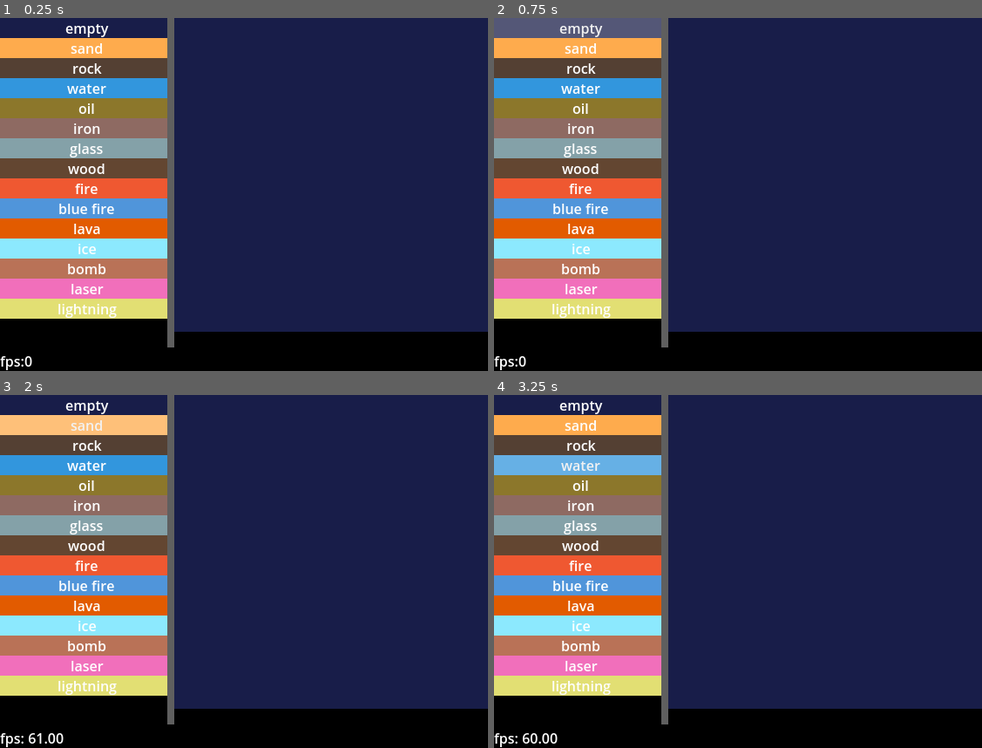
Above: before the commit, frames 1-4 (two rows, left to right).
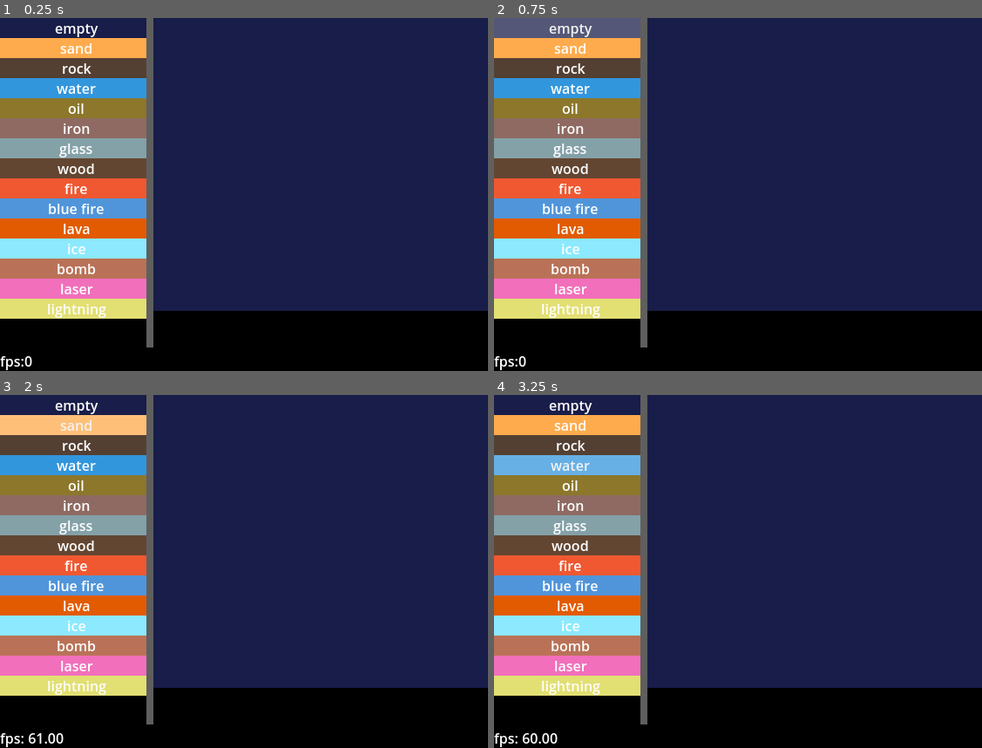
Above: after the commit, the same moments.

Repository: kiwijuice56/sand-spoon
Game: Godot game, scene res://main/main.tscn
The game is run twice, just before and just after one commit, with the same random seed, the same clock (stepped at 60 frames per second) and the same inputs.
Inputs:
- Up to frame 1 (0.25 s): no input
- Up to frame 2 (0.75 s): click "empty" at 0.5 s
- Up to frame 3 (2 s): click "sand" at 1.25 s
- Up to frame 4 (3.25 s): click "rock" at 2 s; click "water" at 2.75 s

The runs differ from the first frame. In frame 1, 11% of the frame differs, in the area x 9-100%, y 0-94%; in frame 2, 11%; in frame 3, 11%; in frame 4, 11%.

Commit message:
Random chunk indexing for less artifacts

Diff:
--- a/main/main.tscn
+++ b/main/main.tscn
@@ -78,8 +78,8 @@
 texture = SubResource("ImageTexture_guoq1")
 script = ExtResource("1_7t74s")
 debug_heat_gradient = SubResource("GradientTexture1D_hwk0e")
-simulation_size = Vector2i(72, 72)
-simulation_scale = 5
+simulation_size = Vector2i(96, 84)
+simulation_scale = 4
 chunk_size = 6
 elements = Array[ExtResource("2_55j5a")]([ExtResource("4_oq8j5"), ExtResource("5_57l7a"), ExtResource("9_bp35h"), ExtRe …(368 unchanged characters)…
 
--- a/main/simulation/element/fluid/fire.tres
+++ b/main/simulation/element/fluid/fire.tres
@@ -13,6 +13,7 @@
 [resource]
 script = ExtResource("1_h5mnf")
 color_gradient = SubResource("GradientTexture1D_x1jki")
+move_vertical_proportion = 0.5
 viscosity = 0.5
 density = 0.3
 gravity_down = false
@@ -28,4 +29,3 @@
 explosion_resistance = 0.1
 decay_proportion = 0.06
 decay_transformation = "smoke"
-skip_proportion = 0.4
--- a/main/simulation/element/fluid/fluid.gd
+++ b/main/simulation/element/fluid/fluid.gd
@@ -6,7 +6,6 @@
 
 @export_group("Fluid dynamics")
 
-@export var move_vertical_proportion: float = 0.9
 ## Thickness of the liquid.
 @export_range(0, 1) var viscosity: float
 ## Denser fluids can sink through less dense fluids.
@@ -25,7 +24,7 @@
 	if not super.process(sim, row, col, data):
 		return false
 
-	if Simulation.fast_randf() < move_vertical_proportion and can_swap(sim, row + gravity_dir, col, data):
+	if can_swap(sim, row + gravity_dir, col, data):
 		sim.swap(row, col, row + gravity_dir, col)
 		return true
 
--- a/main/simulation/element/solid/powder/powder.gd
+++ b/main/simulation/element/solid/powder/powder.gd
@@ -1,12 +1,11 @@
 @icon("res://main/icons/powder_icon.svg")
 class_name Powder extends Solid
 
-@export var move_down_proportion: float = 0.9
 
 func process(sim: Simulation, row: int, col: int, data: int) -> bool:
 	if not super.process(sim, row, col, data):
 		return false
-	if sim.in_bounds(row + 1, col) and not sim.get_element_resource(row + 1, col) is Solid and Simulation.fast_randf() < move_down_proportion:
+	if sim.in_bounds(row + 1, col) and not sim.get_element_resource(row + 1, col) is Solid:
 		sim.swap(row, col, row + 1, col)
 		return true
 	var right: bool = sim.in_bounds(row + 1, col + 1) and not sim.get_element_resource(row + 1, col + 1) is Solid
--- a/main/simulation/simulation.gd
+++ b/main/simulation/simulation.gd
@@ -134,7 +134,7 @@
 func _process(_delta: float) -> void:
 	should_awake_chunk.fill(0)
 
-	global_row_offset = randi_range(-2, 2)
+	global_row_offset = randi_range(-5, 5)
 
 	thread_counter = 0
 	thread_counter_done = 0
@@ -182,30 +182,27 @@
 		mutex.unlock()
 
 		for i in range(chunk_row * simulation_size_chunk.x, (chunk_row + 1) * simulation_size_chunk.x):
-			if alive_count[i] == 0 or (awake_chunk[i] == 0 and Simulation.fast_randf() < 0.65):
-				chunk_temp_copy[i] = chunk_temp[i]
+			chunk_temp_copy[i] = chunk_temp[i]
+			if alive_count[i] == 0 or (awake_chunk[i] == 0 and Simulation.fast_randf() < 0.75):
 				continue
-			var row_offset: int = i / simulation_size_chunk.x * chunk_size
+			var row_offset: int = i / simulation_size_chunk.x * chunk_size + extra_offset
 			var col_offset: int = i % simulation_size_chunk.x * chunk_size
 			var chunk_avg_temp: int = 0
 			var processed: int = 0
-			var change_dir: bool = Simulation.fast_randf() < 0.5
-			for j in range(chunk_size * chunk_size - 1, -1, -1):
-				var row: int = j / chunk_size + row_offset + extra_offset
+			var index_queue: Array[int] = _get_chunk_order()
+			for j in index_queue:
+				var row: int = j / chunk_size + row_offset
 				if row < 0:
 					break
 				if row >= simulation_size.y:
 					continue
 				processed += 1
-				var col: int
-				if change_dir:
-					col = (chunk_size - 1 - j % chunk_size) + col_offset
-				else:
-					col = j % chunk_size + col_offset
+				var col: int = j % chunk_size + col_offset
 				var data: int = get_data(row, col)
 				chunk_avg_temp += Element.get_temperature(data)
 				elements[cell_id[row * simulation_size.x + col]].process(self, row, col, data)
-			chunk_temp_copy[i] = chunk_avg_temp / processed
+			if processed > 0:
+				chunk_temp_copy[i] = chunk_avg_temp / processed
 
 		mutex.lock()
 		thread_counter_done += 1
@@ -217,6 +214,13 @@
 		sem.post()
 	for thread in threads:
 		thread.wait_to_finish()
+
+func _get_chunk_order() -> Array[int]:
+	var order: Array[int] = []
+	for i in chunk_size * chunk_size:
+		order.append(i)
+	order.shuffle()
+	return order
 
 func _update_rect() -> void:
 	custom_minimum_size = simulation_size * simulation_scale
